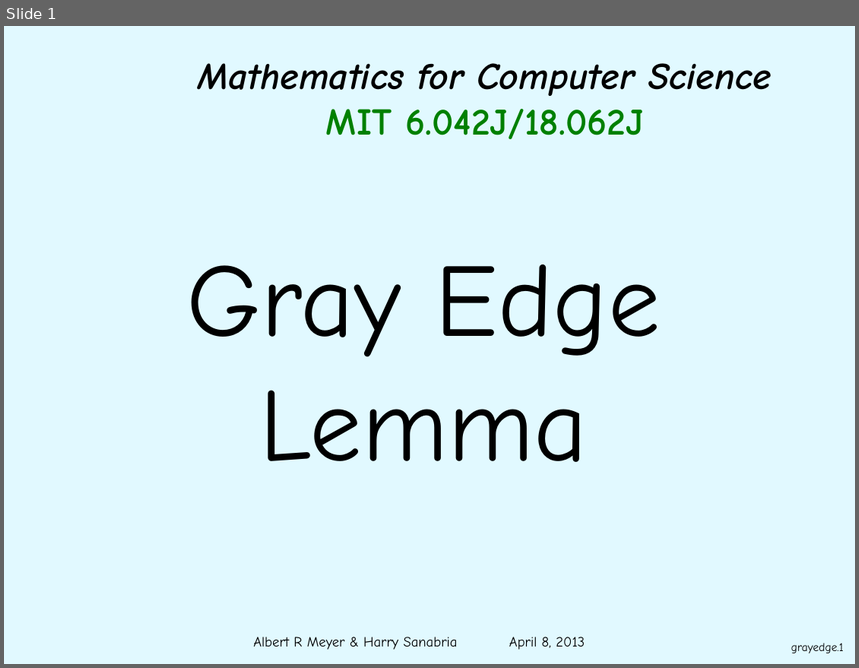
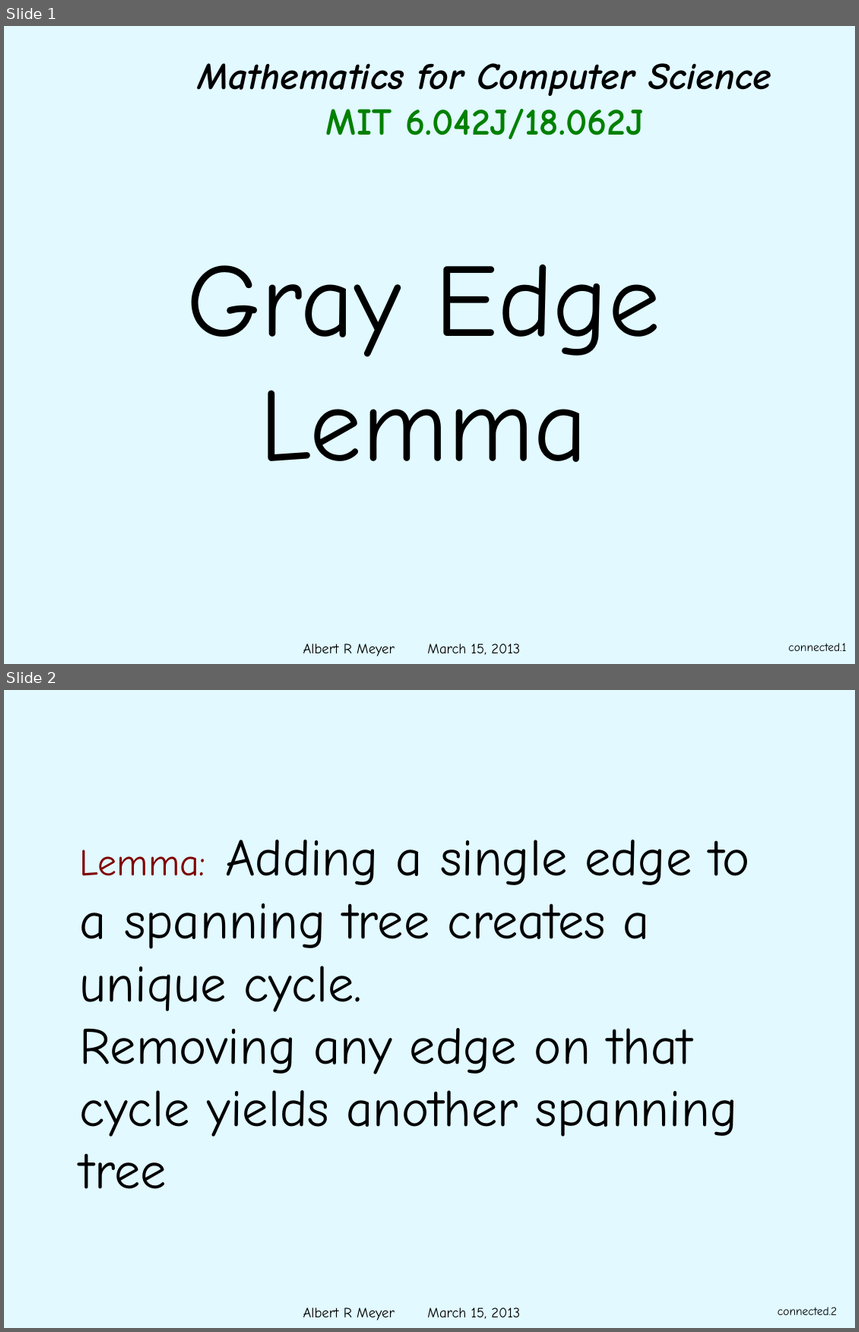
Before and after one commit to armeyer/mcs_web, a slide deck: spring13/slides13/gray-edges.pptx. Shown one above the other, each under a label of ours: slide 1 before the commit, slides 1 and 2 after it. The pictures are 859x668 and 859x1332 pixels, drawn with LibreOffice and Linux fonts; fonts in the diff are those of the drawing; background and template pictures are left out. Boxes give left, top, right and bottom in pixels: in the first picture for what was removed or moved away, otherwise in the second. Text is boxed around its words. In the diff, an @@ line names an element or a change of style, - is before the commit and + after.

```diff
--- a/spring13/slides13/gray-edges.pptx
+++ b/spring13/slides13/gray-edges.pptx
@@ slide 2 added at [4,690,855,1328], background #E1F9FF; not listed: 1 template element that a slide beside it also shows @@
@@ title added at [80,840,750,1189], 44 pt, text #000000 @@
+Lemma: Adding a single edge to a spanning tree creates a unique cycle.
+Removing any edge on that cycle yields another spanning tree
@@ page number added at [778,1307,838,1315], 10 pt, text #000000 @@
+connected.2
@@ slide 1 changed as well @@
@@ text at [303,644,520,657]: text changed @@
-Albert R Meyer & Harry Sanabria April 8, 2013
+Albert R Meyer March 15, 2013
@@ page number at [788,643,847,651]: text changed @@
-grayedge.1
+connected.1
```
Also in this commit, not shown: 10 other slides changed, 5 other slides added, 1 other file.
